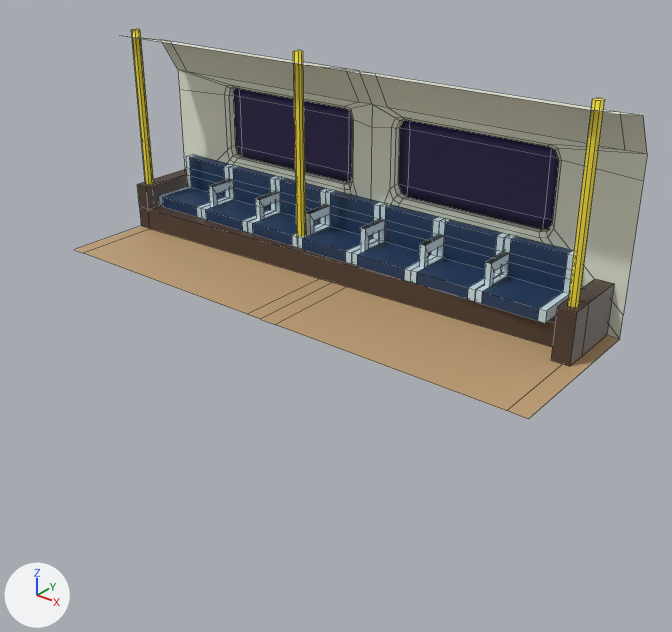
Renders of the FBX model FindMe/Assets/Models/Underground/Train_interior.fbx from each side of a commit.
The view is the same before and after, from a 50 mm camera at (6.42, -8.69, 4.51) aimed at (-0.76, 0.27, -1.05). Every picture has the same lights, and +X, +Y and +Z are marked at lower left. The picture after the commit comes second. Mesh edges are drawn as thin lines. Where no turn or scale is listed for an object, it has been applied to the vertices.
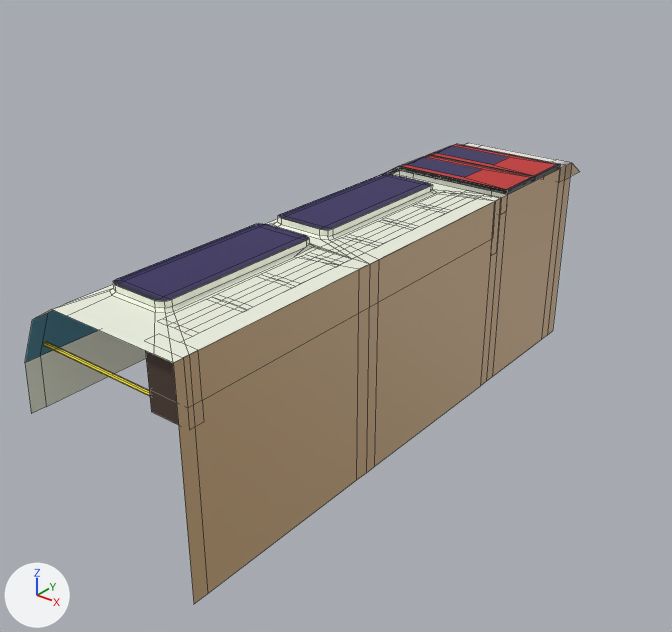
Edits to the scene script, one JSON object a line:
```json
{"block": "me_plane", "where": "# used by ob_plane; location = (0.0, 0.0, 0.0)"}
{"op": "remove", "block": "me_plane", "code": "me_plane.from_pydata(...)  # 583 vertices, 532 faces; spans x -3.29..3.29, y -2.01..0.12, z 0.0..2.62"}
{"op": "add", "block": "me_plane", "code": "me_plane.from_pydata(...)  # 655 vertices, 591 faces; spans x -6.02..3.29, y -3.16..0.12, z 0.0..2.78"}
{"block": "me_plane", "change": "me_plane part 1"}
{"block": "me_plane", "change": "1 vertex is removed from x -3.29, y -0.93, z 2.56"}
{"block": "me_plane", "change": "5 faces are deleted"}
{"block": "me_plane", "change": "56 vertices in x -3.1..2.74, y -0.68, z 0.28..0.42 move by (0.0, -0.11, 0.0)"}
{"block": "me_plane", "change": "15 vertices in x -2.41..-2.25, y 0.0..0.12, z 0.89..1.92 move by (-0.55, 0.0, 0.0)"}
{"block": "me_plane", "change": "12 vertices in x 2.23..2.41, y 0.0..0.12, z 0.94..1.88 move by (0.21, 0.0, 0.0)"}
{"block": "me_plane", "change": "12 vertices in x 0.28..0.42, y 0.0..0.12, z 0.92..1.92 move by (-0.35, 0.0, 0.0)"}
{"block": "me_plane", "change": "8 vertices in x 2.27..2.36, y 0.0..0.12, z 0.89..1.92 move by (0.2, 0.0, 0.0)"}
{"block": "me_plane", "change": "7 vertices in x 0.28..0.46, y 0.0..0.12, z 0.94..1.88 move by (-0.36, 0.0, 0.0)"}
{"block": "me_plane", "change": "66 vertices move from x -3.29..3.29, y -2.01..0.12, z 0.0..2.62 to x -3.29..3.29, y -3.16..0.12, z 0.0..2.73"}
{"block": "me_plane", "change": "47 vertices are added at x -6.02..-3.13, y -3.16..0.0, z 0.0..2.78"}
{"block": "me_plane", "change": "6 new vertices lie (0.0, -0.75, 0.05) away from vertices in x -3.1..3.29, y -0.93, z 2.56"}
{"block": "me_plane", "change": "9 new vertices lie (0.2, 0.0, 0.0) away from vertices in x -5.44, y -3.16..0.0, z 0.0..2.59"}
{"block": "me_plane", "change": "6 new vertices lie (0.0, 0.25, 0.0) away from vertices in x -5.44..-5.24, y -0.25, z 0.28..2.0"}
{"block": "me_plane", "change": "5 new vertices lie (-0.22, 0.0, 0.0) away from vertices in x -5.44, y -3.16..0.0, z 0.0..2.0"}
{"block": "me_plane", "change": "64 new faces join them, mat_material_001 (picture img_palette2025_psd)"}
{"block": "me_plane", "change": "me_plane part 2: 89 kept faces spanning x -3.1..3.29, y -0.93..-0.01, z 0.28..2.73 get new texture (UV) coordinates"}
{"op": "add", "block": "me_plane_001", "code": ["me_plane_001 = bpy.data.meshes.new('Plane.001')", "me_plane_001.from_pydata(...)  # 72 vertices, 68 faces; spans x -2.45..0.0, y 3.48..5.24, z -0.25..0.07", "# faces by material slot: [60, 8]", "me_plane_001.materials.append(mat_material_001)  # picture img_palette2025_psd", "me_plane_001.materials.append(mat_glass)  # dark blue #30245f"]}
{"op": "set", "path": "ob_plane.rotation_euler", "old": "(0.0, 0.0, 0.0)", "new": "(1.571, 0.0, -1.571)", "note": "degrees (0, 0, 0) -> degrees (90, 0, -90)"}
{"op": "add", "block": "ob_plane_001", "code": ["ob_plane_001 = bpy.data.objects.new('Plane.001', me_plane_001)", "ob_plane_001.location = (0.0, 0.0, 0.0)"]}
```

Pixel boxes (x1, y1, x2, y2) of what changed, in the pictures (672 x 632 px; the box of a moved part takes in the faces that stretch with it):
```json
{"object": "Plane", "change": "reshaped, turned", "before": [74, 29, 647, 419], "after": [25, 143, 579, 604]}
{"object": "Plane.001", "change": "added", "after": [384, 144, 561, 194], "faces in mat_material_001 (picture img_palette2025_psd)": [384, 144, 561, 194], "faces in mat_glass (dark blue #30245f)": [400, 146, 509, 177]}
{"part": 1, "of": "me_plane", "change": "moved or reshaped", "before": [74, 29, 647, 419], "after": [25, 143, 579, 604]}
{"part": 2, "of": "me_plane", "change": "surface changed", "before": [133, 37, 637, 321], "after": [25, 311, 99, 363]}
```
